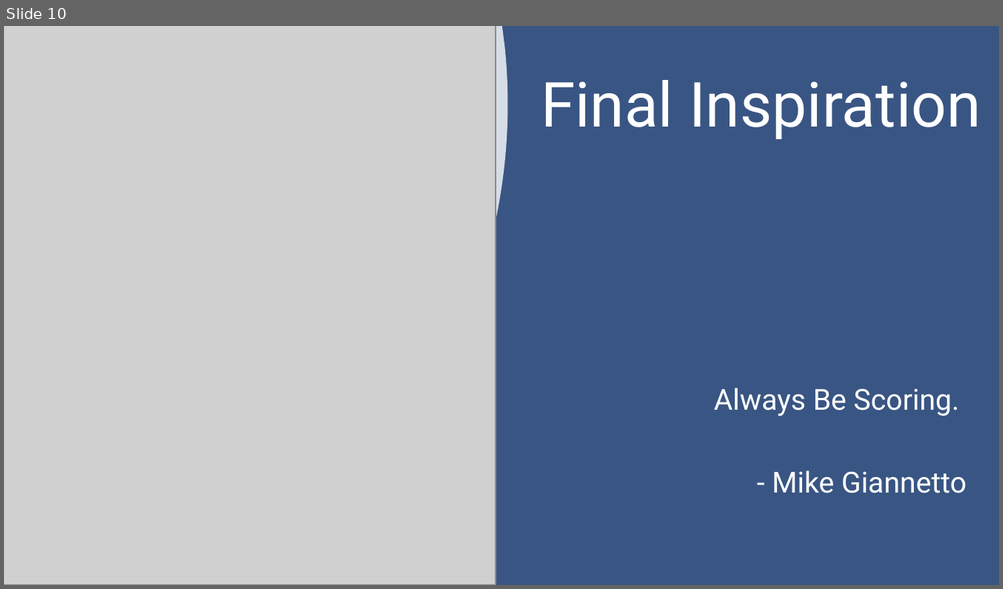
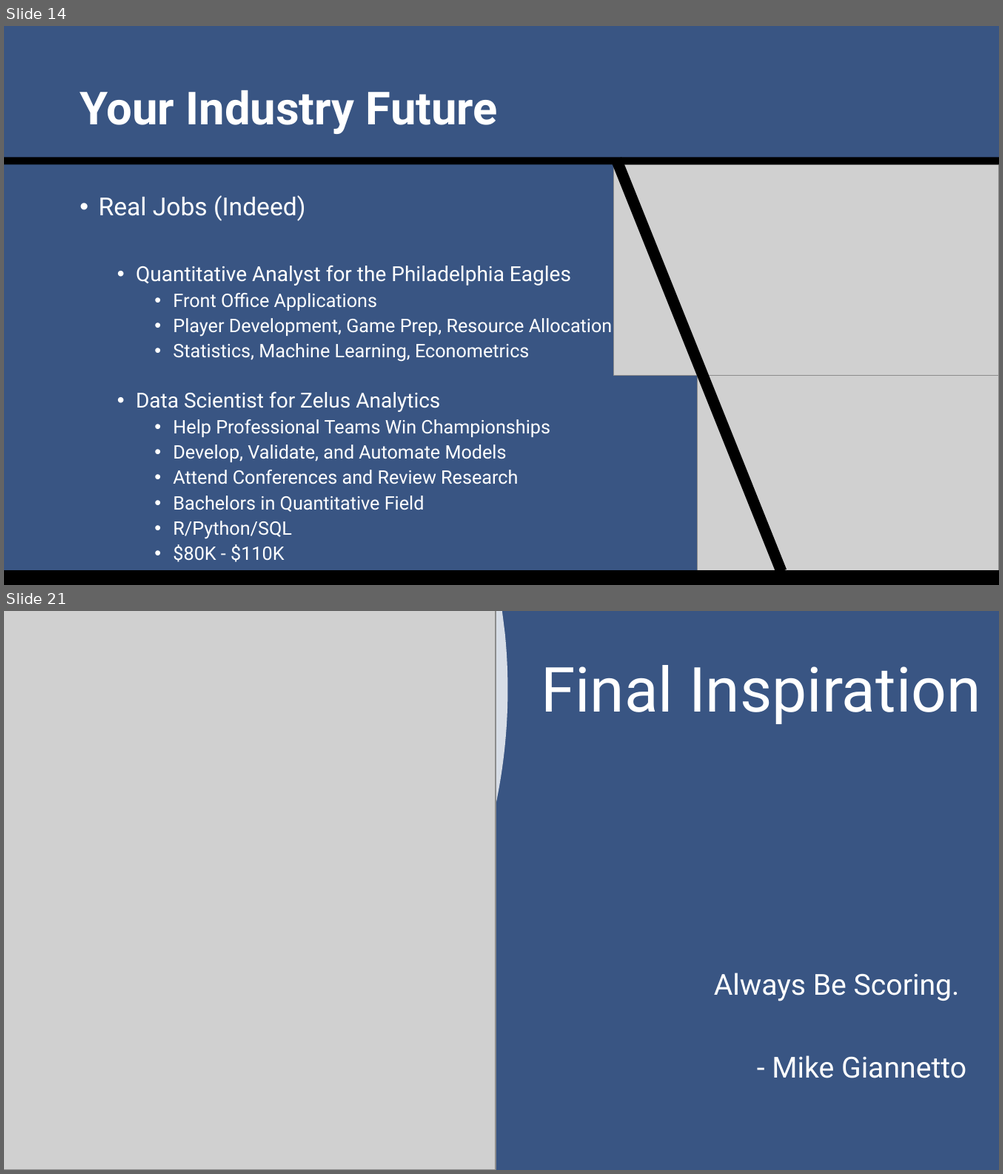
Before and after one commit to SuperMarioGiacomazzo/STOR390_WEBSITE, a slide deck: Slides/Sports Analytics 3/Sports_Analytics_3_Lecture.pptx. Shown one above the other, each under a label of ours: slide 10 before the commit, slides 14 and 21 after it; the slides between them are not shown. The pictures are 1003x589 and 1003x1174 pixels, drawn with LibreOffice and Linux fonts; fonts in the diff are those of the drawing; grey boxes stand for pictures. Boxes give left, top, right and bottom in pixels: in the first picture for what was removed or moved away, otherwise in the second. Text is boxed around its words. In the diff, an @@ line names an element or a change of style, - is before the commit and + after.

```diff
--- a/Slides/Sports Analytics 3/Sports_Analytics_3_Lecture.pptx
+++ b/Slides/Sports Analytics 3/Sports_Analytics_3_Lecture.pptx
@@ slide 14 added at (4,26,999,585), background #395583 @@
@@ title added at (79,90,498,134), 44 pt, text #FFFFFF, bold @@
+Your Industry Future
@@ rectangle added at (4,157,999,165), fill #000000 @@
@@ rectangle added at (611,157,786,574), fill #000000 @@
@@ picture added at (614,165,999,376) @@
@@ text added at (99,195,612,562), 18 pt, text #FFFFFF @@
+• Real Jobs (Indeed)
+  • Quantitative Analyst for the Philadelphia Eagles
+    • Front Office Applications
+    • Player Development, Game Prep, Resource Allocation
+    • Statistics, Machine Learning, Econometrics
+  • Data Scientist for Zelus Analytics
+    • Help Professional Teams Win Championships
+    • Develop, Validate, and Automate Models
+    • Attend Conferences and Review Research
+    • Bachelors in Quantitative Field
+    • R/Python/SQL
+    • $80K - $110K
@@ picture added at (697,375,999,585) @@
@@ rectangle added at (4,571,999,585), fill #000000 @@
@@ what was slide 10 is now slide 21 @@
```
Also in this commit, not shown: 5 slides changed, 13 other slides added, 3 slides removed, 3 other files.
